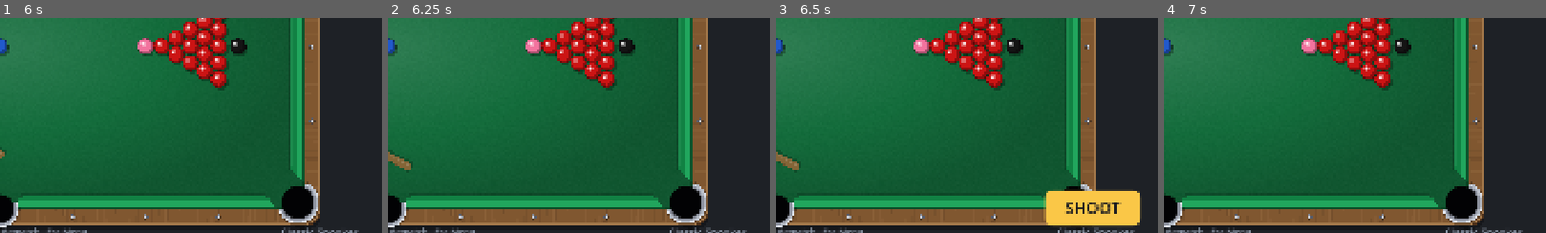
Above: before the commit, frames 1-4 (left to right).
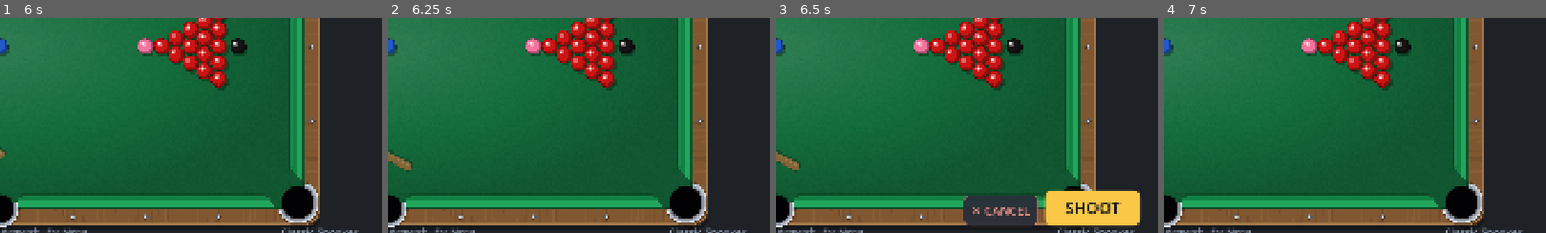
Above: after the commit, the same moments.

Repository: SaadiDK-003/pocket_duel
Game: Godot game, scene res://scenes/snooker/snooker_game.tscn
The game is run twice, just before and just after one commit, with the same random seed, the same clock (stepped at 60 frames per second) and the same inputs. This scene is started directly instead of the project's main scene.
Inputs (mouse positions are % of the whole screen's width and height, from its top left):
- Up to frame 1 (6 s): click "II" at 0.5 s; click "Restart" at 1.25 s; click "II" at 2 s; click "Restart" at 2.75 s; click "II" at 3.5 s; click "Restart" at 4.25 s; tap Enter at 5 s; drag from (4, 92) to (60, 28) at 5.02 s; drag from (30, 55) to (45, 70) at 5.77 s
- Up to frame 2 (6.25 s): no input
- Up to frame 3 (6.5 s): no input
- Up to frame 4 (7 s): click "SHOOT" at 6.5 s
The pictures show only the part of the screen within x 50-100%, y 48-98%; the shares and areas given below are measured in that part.

Frames 1-2 are identical in both runs. In frame 3, 2.7% of the frame differs, in the area x 49-69%, y 82-97%; in frame 4, nothing differs.

Commit message:
Add a Cancel button to abort a set-up shot
In tap-to-shoot mode, once the aim is locked there was no clear way to back
out of a drag. Now a '✕ CANCEL' button appears next to SHOOT; tapping it
clears the aim so you can re-aim or not shoot.

Co-Authored-By: Claude Opus 4.8 <noreply@anthropic.com>

Diff:
--- a/scripts/snooker/cue.gd
+++ b/scripts/snooker/cue.gd
@@ -86,6 +86,7 @@
 					_ready = true       # Lock the aim; wait for SHOOT.
 					game.hud.set_power(_shot_power)
 					game.hud.set_shoot_visible(true)
+					game.hud.set_cancel_visible(true)
 				else:
 					game.hud.clear_power()   # Release-to-fire mode.
 					game.shoot(a["dir"], a["power"])
@@ -107,6 +108,7 @@
 	var p := _shot_power
 	_ready = false
 	game.hud.set_shoot_visible(false)
+	game.hud.set_cancel_visible(false)
 	game.hud.clear_power()
 	queue_redraw()
 	game.shoot(d, p)     # reads spin from the widget
@@ -119,6 +121,7 @@
 	if game != null:
 		game.hud.clear_power()
 		game.hud.set_shoot_visible(false)
+		game.hud.set_cancel_visible(false)
 	queue_redraw()
 
 
--- a/scripts/snooker/game_manager.gd
+++ b/scripts/snooker/game_manager.gd
@@ -150,6 +150,7 @@
 	add_child(toast)
 	hud.pause_requested.connect(_toggle_pause)
 	hud.shoot_pressed.connect(cue.request_fire)
+	hud.cancel_pressed.connect(cue._cancel)
 	get_viewport().size_changed.connect(_on_resize)
 	_layout()
 	_start_mode(GameState.mode)
--- a/scripts/snooker/hud.gd
+++ b/scripts/snooker/hud.gd
@@ -8,6 +8,7 @@
 
 signal pause_requested
 signal shoot_pressed
+signal cancel_pressed
 
 const ACCENT: Color = Color(0.98, 0.78, 0.28)
 const TEXT_DIM: Color = Color(0.62, 0.67, 0.74)
@@ -44,6 +45,7 @@
 var _timer: Label
 var _power_meter: PowerMeter
 var _shoot_btn: Button
+var _cancel_btn: Button
 
 
 func setup() -> void:
@@ -90,12 +92,37 @@
 	_shoot_btn.hide()
 	add_child(_shoot_btn)
 
+	# Cancel button — abort a set-up shot (appears next to SHOOT).
+	_cancel_btn = Button.new()
+	_cancel_btn.text = "✕ CANCEL"
+	_cancel_btn.custom_minimum_size = Vector2(190, 78)
+	_cancel_btn.size = Vector2(190, 78)
+	_cancel_btn.add_theme_font_size_override("font_size", 30)
+	var cs := StyleBoxFlat.new()
+	cs.bg_color = Color(0.16, 0.18, 0.22, 0.95)
+	cs.set_corner_radius_all(16)
+	cs.set_border_width_all(2)
+	cs.border_color = Color(1.0, 0.5, 0.42, 0.55)
+	_cancel_btn.add_theme_stylebox_override("normal", cs)
+	var csh := cs.duplicate(); csh.bg_color = Color(0.24, 0.20, 0.22, 0.98)
+	_cancel_btn.add_theme_stylebox_override("hover", csh)
+	_cancel_btn.add_theme_stylebox_override("pressed", csh)
+	_cancel_btn.add_theme_color_override("font_color", Color(1.0, 0.62, 0.55))
+	_cancel_btn.add_theme_color_override("font_hover_color", Color(1.0, 0.72, 0.65))
+	_cancel_btn.pressed.connect(func(): Audio.play("ui_click"); cancel_pressed.emit())
+	_cancel_btn.hide()
+	add_child(_cancel_btn)
+
 	spin = SpinSelector.new()
 	add_child(spin)
 
 
 func set_shoot_visible(v: bool) -> void:
 	_shoot_btn.visible = v
+
+
+func set_cancel_visible(v: bool) -> void:
+	_cancel_btn.visible = v
 
 
 func _make_power_bar() -> void:
@@ -140,6 +167,7 @@
 	var sp_x := clampf((gutter_left - spin.size.x) * 0.5, 6.0, maxf(6.0, gutter_left - spin.size.x - 6.0))
 	spin.position = Vector2(sp_x, h - 34.0 - spin.size.y)
 	_shoot_btn.position = Vector2(w - 44 - _shoot_btn.size.x, h - 44 - _shoot_btn.size.y)
+	_cancel_btn.position = Vector2(_shoot_btn.position.x - 16 - _cancel_btn.size.x, h - 44 - _cancel_btn.size.y)
 
 
 func _build_styles() -> void:
